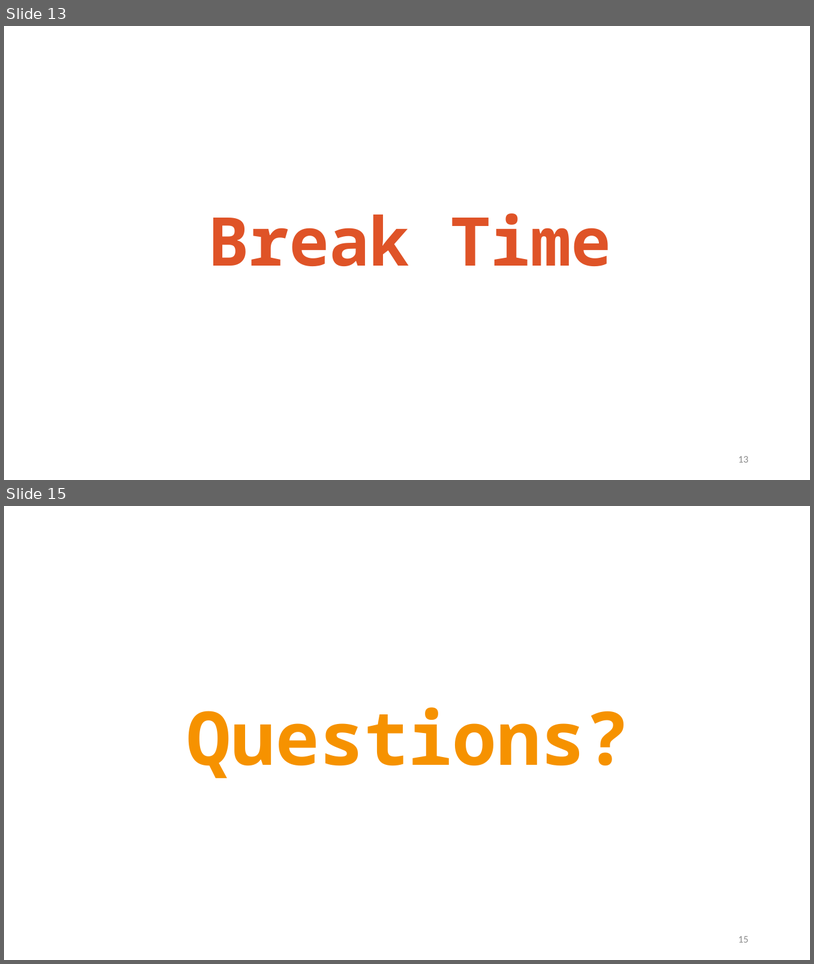
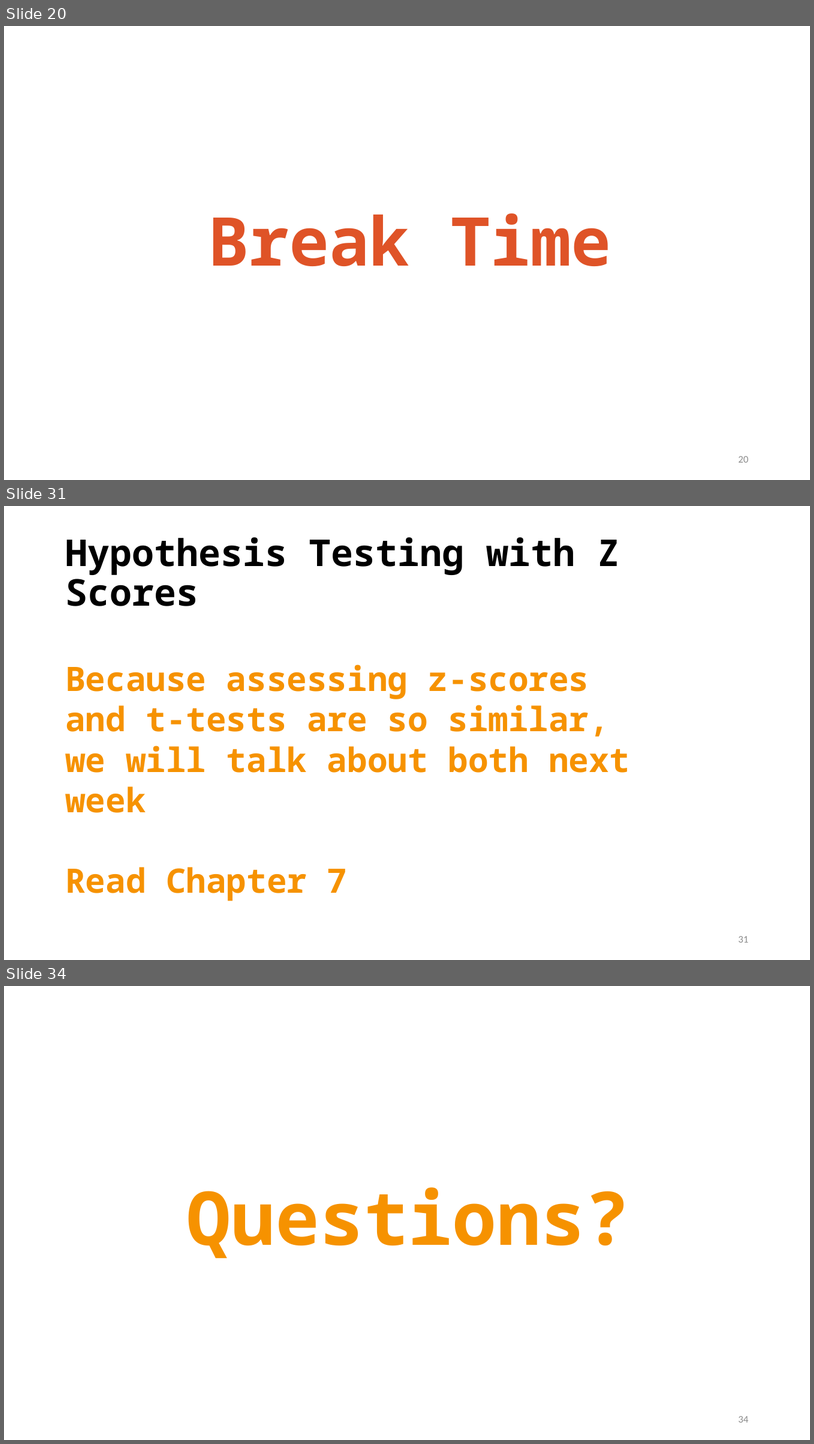
Before and after one commit to TysonStanley/EDU-6050, a slide deck: Slides/04_EDUC_6050_2018.pptx. Shown one above the other, each under a label of ours: slides 13 and 15 before the commit, slides 20, 31 and 34 after it; the slides between them are not shown. The pictures are 814x964 and 814x1444 pixels, drawn with LibreOffice and Linux fonts; fonts in the diff are those of the drawing. Boxes give left, top, right and bottom in pixels: in the first picture for what was removed or moved away, otherwise in the second. Text is boxed around its words. In the diff, an @@ line names an element or a change of style, - is before the commit and + after.

Commit message:
added week 4

```diff
--- a/Slides/04_EDUC_6050_2018.pptx
+++ b/Slides/04_EDUC_6050_2018.pptx
@@ slide 31 added at box(4, 506, 810, 960), background #FFFFFF @@
@@ title added at box(65, 537, 620, 606), 44 pt, text #000000, bold @@
+Hypothesis Testing with Z Scores
@@ text added at box(65, 664, 629, 901), 40 pt, text #F69200, bold @@
+Because assessing z-scores and t-tests are so similar, we will talk about both next week
+Read Chapter 7
@@ page number added at box(738, 936, 749, 942), 12 pt, text #8C8C8C @@
+31
@@ what was slide 13 is now slide 20 @@
@@ page number at box(738, 456, 749, 462): text changed @@
-13
+20
@@ what was slide 15 is now slide 34 @@
@@ page number at box(738, 1416, 749, 1422): text changed @@
-15
+34
```
Also in this commit, not shown: 4 slides changed, 19 other slides added, 1 slide removed, 1 other file.
